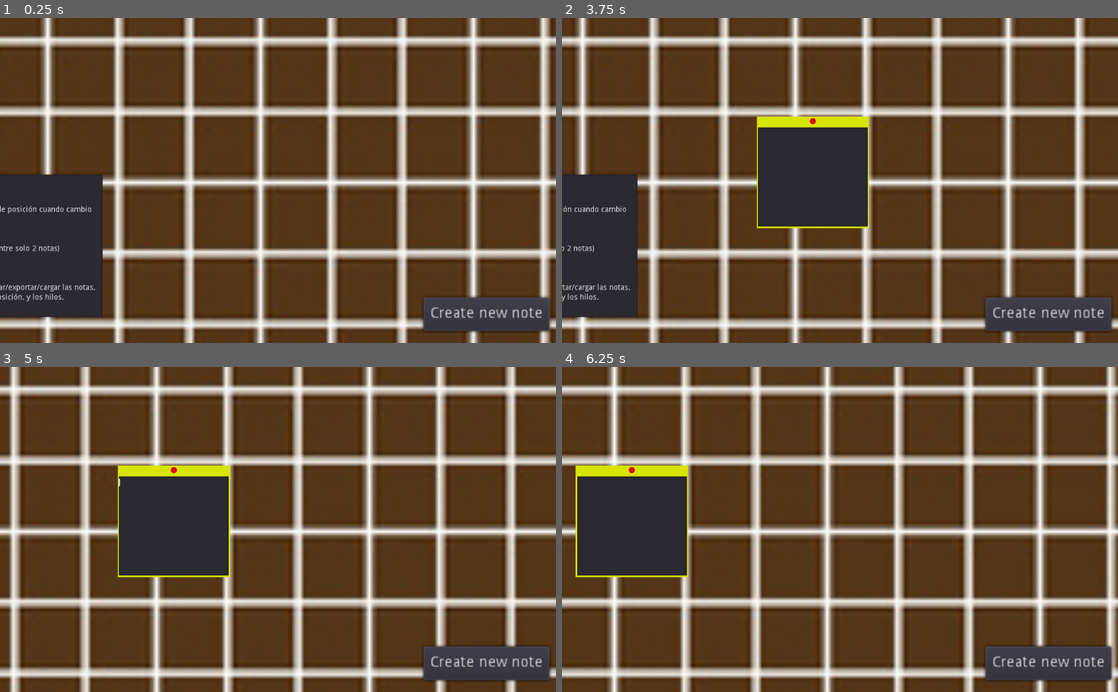
Above: before the commit, frames 1-4 (two rows, left to right).
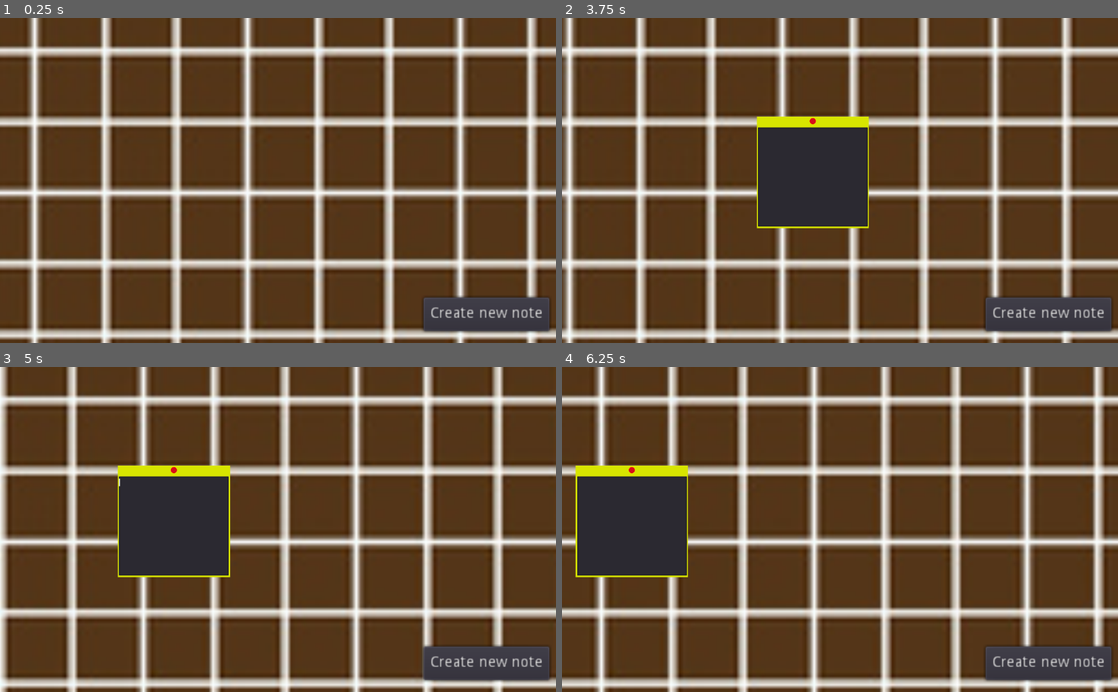
Above: after the commit, the same moments.

Repository: Lucasagus285/Pizarron-Corcho
Game: Godot game, scene res://Main.tscn
The game is run twice, just before and just after one commit, with the same random seed, the same clock (stepped at 60 frames per second) and the same inputs.
Inputs (mouse positions are in pixels of both pictures, inside the frame that each line leads up to):
- Up to frame 1 (0.25 s): no input
- Up to frame 2 (3.75 s): click "Create new note" at 0.5 s; click (840, 177) at 1.27 s; type "Alex" at 1.35 s; click "Create new note" at 2 s; click (1029, 300) at 2.75 s; tap Enter at 3.5 s; move the mouse to (962, 164) at 3.52 s; hold Right (ui_right) from 3.53 s (still down); click (962, 164) at 3.67 s
- Up to frame 3 (5 s): release Right (ui_right) at 4.25 s; drag from (166, 545) to (250, 594) at 4.27 s
- Up to frame 4 (6.25 s): tap Space at 5 s; move the mouse to (895, 458) at 5.02 s; hold Right (ui_right) 5.03-5.75 s; click (895, 458) at 5.17 s; drag from (812, 594) to (673, 480) at 5.77 s

The runs differ from the first frame. In frame 1, 57% of the frame differs, in the area x 0-100%, y 0-100%; in frame 2, 51%; in frame 3, 48%; in frame 4, 49%.

Commit message:
:3
No se ni que cambie <3

Diff:
--- a/Main.tscn
+++ b/Main.tscn
@@ -12,10 +12,10 @@
 CameraPath = NodePath("Camera")
 
 [node name="TextEdit" type="TextEdit" parent="."]
-margin_left = -683.0
-margin_top = 8.0
-margin_right = -347.0
-margin_bottom = 271.0
+margin_left = -2831.0
+margin_top = -2595.0
+margin_right = -2495.0
+margin_bottom = -2332.0
 text = "TODO list:
 
 > Arreglos pendientes:
@@ -43,14 +43,13 @@
 modulate = Color( 1, 1, 1, 0 )
 anchor_right = 1.0
 anchor_bottom = 1.0
-margin_left = -151.0
-margin_top = -150.0
-margin_right = -143.0
-margin_bottom = -143.0
+margin_left = -165.25
+margin_top = -149.125
+margin_right = -157.25
+margin_bottom = -142.125
 script = ExtResource( 5 )
 
 [node name="Camera" parent="." instance=ExtResource( 2 )]
-position = Vector2( -24, 19 )
 z_index = 3
 
 [node name="NewNote" type="Button" parent="Camera"]
@@ -62,13 +61,16 @@
 size_flags_vertical = 0
 text = "Create new note"
 
-[node name="StaticBody2D" type="StaticBody2D" parent="."]
+[node name="BorderBody" type="StaticBody2D" parent="."]
 
-[node name="CollisionPolygon2D" type="CollisionPolygon2D" parent="StaticBody2D"]
+[node name="BorderCollision" type="CollisionPolygon2D" parent="BorderBody"]
 position = Vector2( -47.4999, 30.5001 )
 scale = Vector2( 130.469, 130.219 )
 polygon = PoolVector2Array( -10, -10, -10, 10, 10, 10, 10, -10, -9, -10, -9, -9, 9, -9, 9, 9, -9, 9, -9, -8 )
 
+[node name="NoteForGroup" parent="." instance=ExtResource( 4 )]
+position = Vector2( -3000, -2500 )
+
 [connection signal="LoseNoteFocus" from="." to="Grid/Background" method="_on_Main_LoseNoteFocus"]
 [connection signal="gui_input" from="Grid/Background" to="Grid/Background" method="_on_Background_gui_input"]
 [connection signal="pressed" from="Camera/NewNote" to="." method="_on_NewNote_pressed"]
--- a/Note.gd
+++ b/Note.gd
@@ -1,7 +1,36 @@
 extends KinematicBody2D
+
+var threadActive = 0
 
 func _on_Panel_gui_input(event):
 	if event is InputEventScreenDrag:
 		position += event.relative
-	if event is InputEventMouseButton:
-		draw_line(position, Vector2(0, 0), Color.chartreuse)
+	if event is InputEventMouseButton and event.pressed:
+		match event.button_index:
+			BUTTON_RIGHT:
+				queue_free()
+			BUTTON_MIDDLE:
+				newThread()
+
+func newThread():
+	var thread = Line2D.new()
+	if threadActive == 0:
+		thread.add_point(position)
+		thread.width = 15
+		thread.add_point(Vector2(25, 25))
+		thread.name = "thread"
+		get_parent().add_child(thread)
+		 #get_tree().call_group("notesGroup", "set_threadActive_to_1")
+	elif threadActive == 1:
+		thread.add_point(Vector2(0, 0))
+		 #get_tree().call_group("notesGroup", "set_threadActive_to_0")
+	elif threadActive == 2:
+		queue_free()
+	else:
+		threadActive = 0
+
+func set_threadActive_to_1():
+	threadActive = 1
+
+func set_threadActive_to_0():
+	threadActive = 0
--- a/Note.tscn
+++ b/Note.tscn
@@ -3,7 +3,7 @@
 [ext_resource path="res://assets/Note.jpg" type="Texture" id=1]
 [ext_resource path="res://Note.gd" type="Script" id=2]
 
-[node name="Note" type="KinematicBody2D"]
+[node name="Note" type="KinematicBody2D" groups=["notesGroup"]]
 script = ExtResource( 2 )
 
 [node name="Sprite" type="Sprite" parent="."]
--- /dev/null
+++ b/Test.tscn
@@ -0,0 +1,16 @@
+[gd_scene load_steps=3 format=2]
+
+[ext_resource path="res://Note.tscn" type="PackedScene" id=1]
+[ext_resource path="res://TestLine.gd" type="Script" id=2]
+
+[node name="Test" type="Node"]
+
+[node name="Note" parent="." instance=ExtResource( 1 )]
+position = Vector2( 220, 60 )
+
+[node name="TestLine" type="Line2D" parent="Note"]
+default_color = Color( 0.886275, 0.105882, 0, 1 )
+script = ExtResource( 2 )
+
+[node name="Note2" parent="." instance=ExtResource( 1 )]
+position = Vector2( 674, 118 )
--- /dev/null
+++ b/TestLine.gd
@@ -0,0 +1,8 @@
+extends Line2D
+
+func _ready():
+	add_point(Vector2(0, 0))
+	add_point(Vector2(0, 0))
+
+func _process(_delta):
+	set_point_position(1, get_node("../../Note2").position - global_position)
